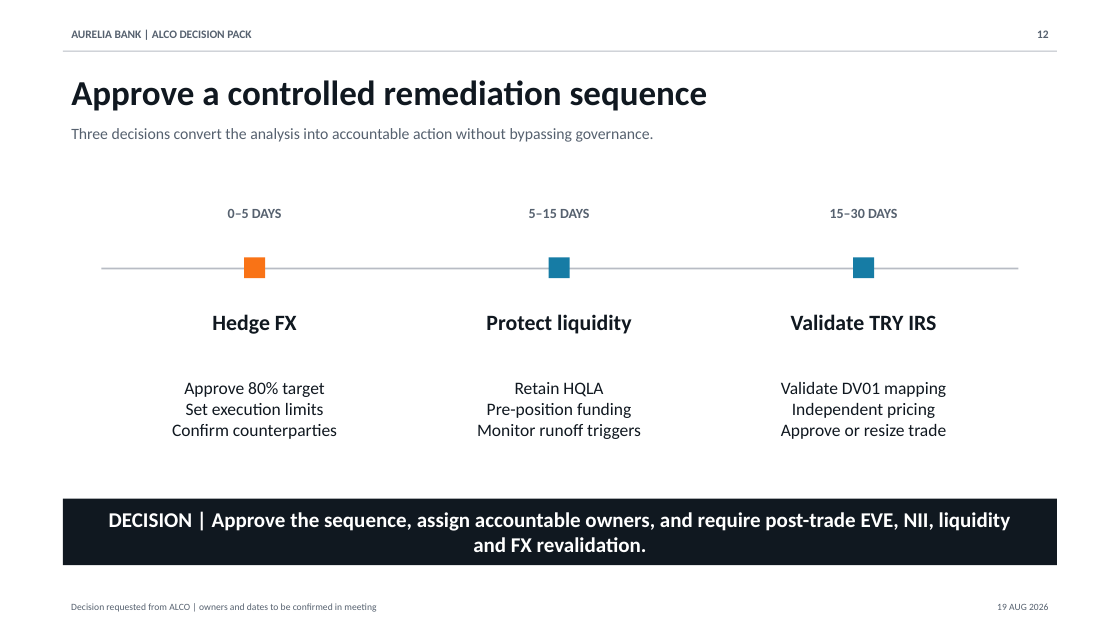
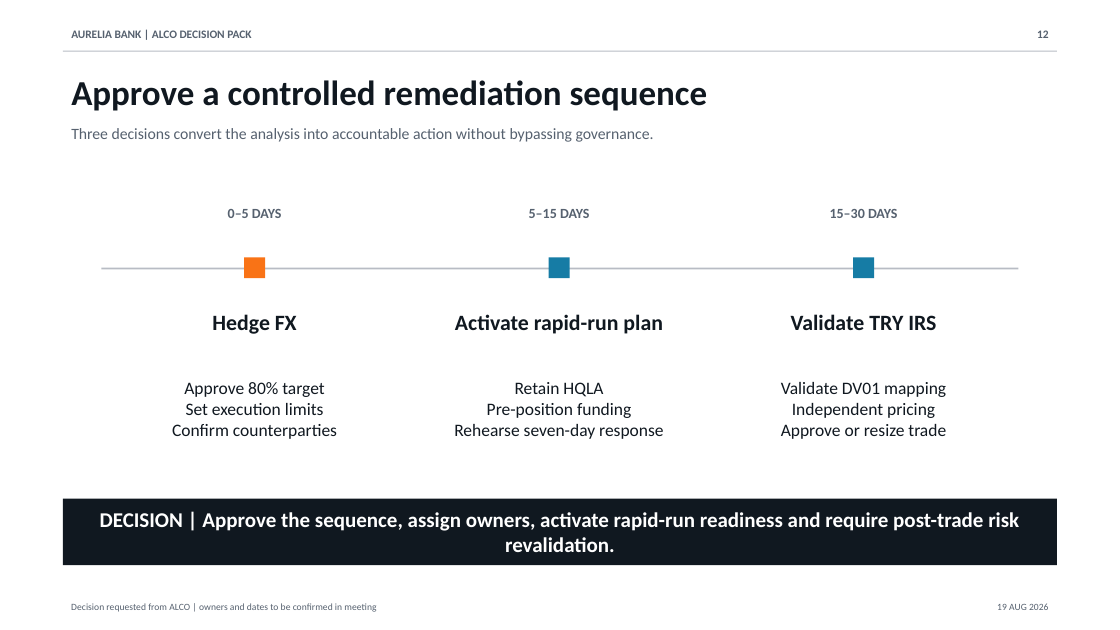
Before and after one commit to muratmiracg-dev/aurelia-bank-treasury-alm-risk-control-tower, a slide deck: slide 12 of presentation/Aurelia_Bank_ALM_Executive_Deck_EN.pptx. Drawn at 1120x630 pixels with LibreOffice and Linux fonts; fonts in the diff are those of the drawing. Boxes give left, top, right and bottom in pixels: in the first picture for what was removed or moved away, otherwise in the second. Text is boxed around its words. In the diff, an @@ line names an element or a change of style, - is before the commit and + after.

Commit message:
feat: add rapid digital-run liquidity stress scenario (#2)
Add a severe exploratory deposit-run scenario with front-loaded outflows, scenario-specific HQLA market-value shocks, a seven-day survival horizon, expanded validation, and refreshed ALCO deliverables.

```diff
--- a/presentation/Aurelia_Bank_ALM_Executive_Deck_EN.pptx
+++ b/presentation/Aurelia_Bank_ALM_Executive_Deck_EN.pptx
@@ text at bbox=[455, 314, 663, 334]: text changed @@
-Protect liquidity
+Activate rapid-run plan
@@ text at bbox=[454, 424, 664, 439]: text changed @@
-Monitor runoff triggers
+Rehearse seven-day response
@@ text at bbox=[100, 512, 1019, 552]: text changed @@
-DECISION | Approve the sequence, assign accountable owners, and require post-trade EVE, NII, liquidity and FX revalidation.
+DECISION | Approve the sequence, assign owners, activate rapid-run readiness and require post-trade risk revalidation.
```
Also in this commit, not shown: 3 other slides changed, 38 other files.
